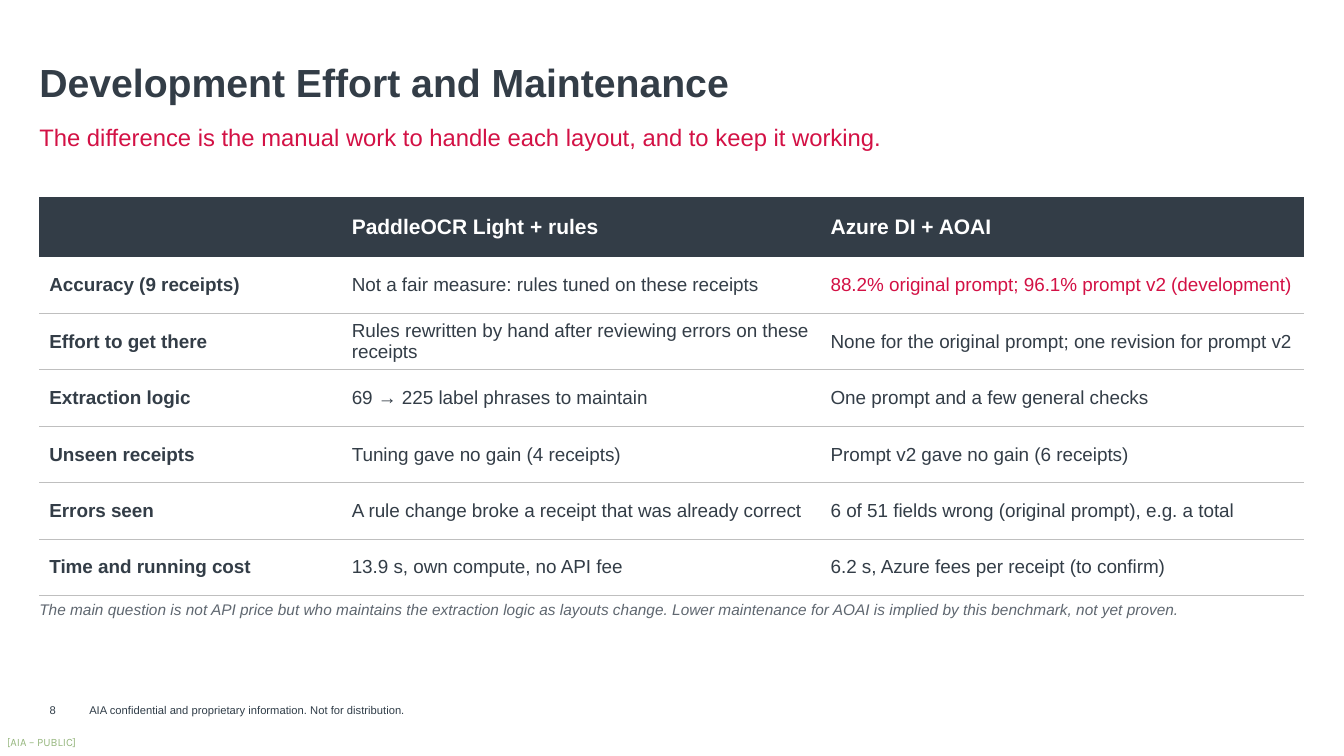
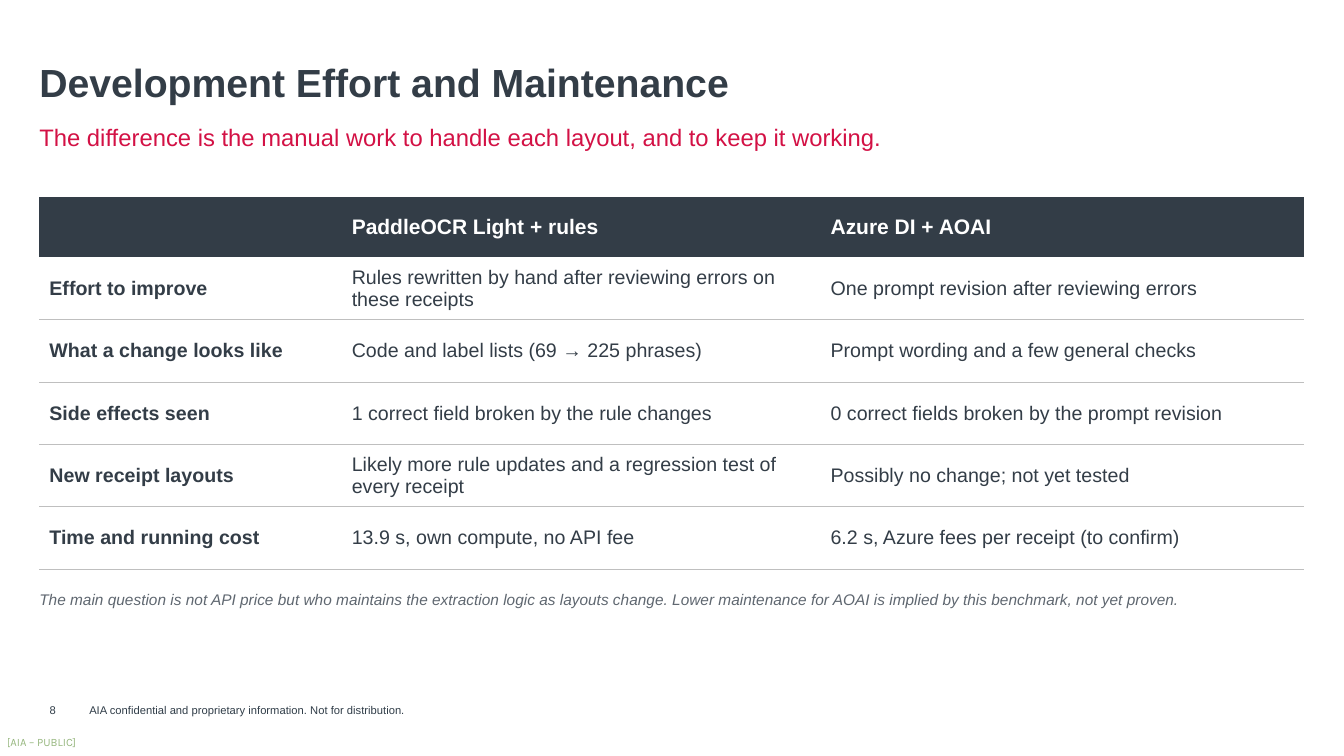
Before and after one commit to harrysokool/playground, a slide deck: slide 8 of ppt/ocr_benchmark/current/OCR_Benchmark_V3.pptx. Drawn at 1344x756 pixels with LibreOffice and Linux fonts; fonts in the diff are those of the drawing; background and template pictures are left out. Boxes give left, top, right and bottom in pixels: in the first picture for what was removed or moved away, otherwise in the second. Text is boxed around its words. In the diff, an @@ line names an element or a change of style, - is before the commit and + after.

```diff
--- a/ppt/ocr_benchmark/current/OCR_Benchmark_V3.pptx
+++ b/ppt/ocr_benchmark/current/OCR_Benchmark_V3.pptx
@@ table at box(39, 197, 1305, 570) @@
-row 2: Accuracy (9 receipts) | Not a fair measure: rules tuned on these receipts | 88.2% original prompt; 96.1% prompt v2 (development)
-row 3: Effort to get there | Rules rewritten by hand after reviewing errors on these receipts | None for the original prompt; one revision for prompt v2
-row 4: Extraction logic | 69 → 225 label phrases to maintain | One prompt and a few general checks
-row 5: Unseen receipts | Tuning gave no gain (4 receipts) | Prompt v2 gave no gain (6 receipts)
-row 6: Errors seen | A rule change broke a receipt that was already correct | 6 of 51 fields wrong (original prompt), e.g. a total
+row 2: Effort to improve | Rules rewritten by hand after reviewing errors on these receipts | One prompt revision after reviewing errors
+row 3: What a change looks like | Code and label lists (69 → 225 phrases) | Prompt wording and a few general checks
+row 4: Side effects seen | 1 correct field broken by the rule changes | 0 correct fields broken by the prompt revision
+row 5: New receipt layouts | Likely more rule updates and a regression test of every receipt | Possibly no change; not yet tested
@@ text "The main question is not ...": place and size @@
-text "The main question is not ..." at box(39, 604, 1178, 618)
+text "The main question is not ..." at box(39, 594, 1178, 608)
```
Also in this commit, not shown: 4 other slides changed, 1 slide added, 1 slide removed, 13 other files.
